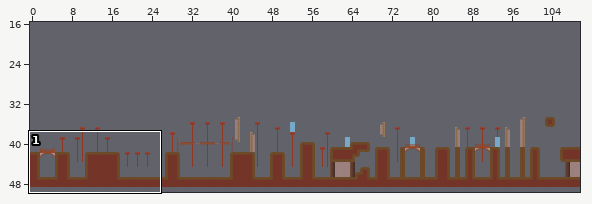
A Tiled map gets an edit: assets/map_tiled.tmx. Above, an overview of the earlier version with the close-up marked.
Close-up. First the earlier version:
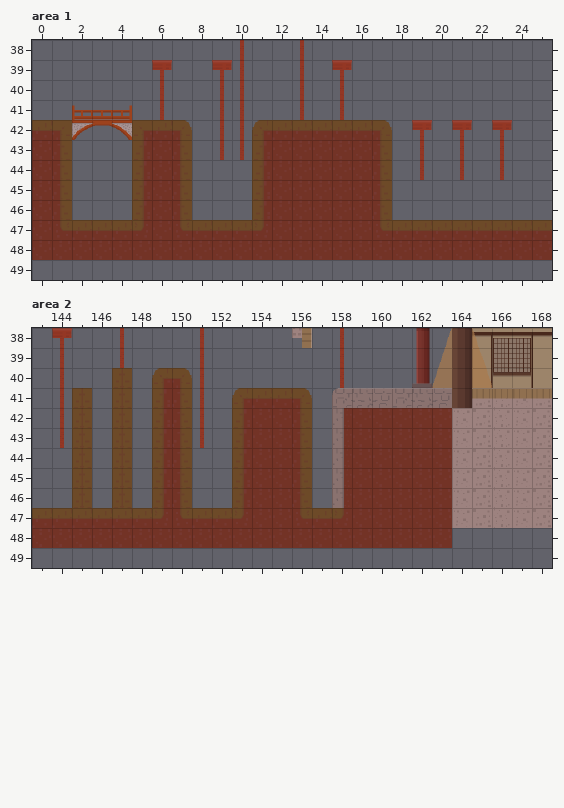
Cells are 32x32 px. Shown: area 1 x 0..25, y 38..49; area 2 x 143..168, y 38..49. The commit also changed other parts of the map, which this record leaves out.
New version:
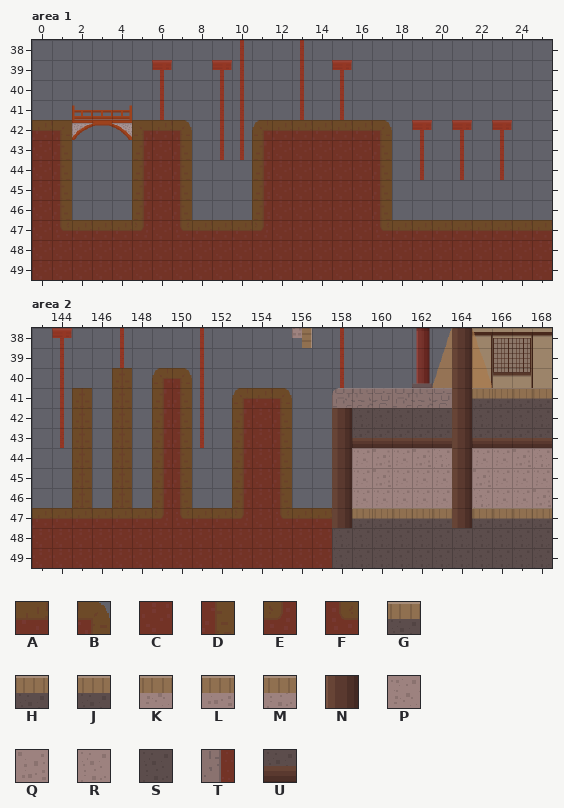
Key: from "tilesettest": A 68, B 69, C 97, D 98, E 128, F 129, G 206, H 207, J 208, K 232, L 233, M 234, N 236, P 261, Q 262, R 263, S 290, T 377, U 426.
_ is an empty cell, # one hidden under a higher layer, . an unchanged one.
Changes in this commit:
--- layer "calquetuile", area 1
@@ x 0..25 @@
-49 __________________________
+49 CCCCCCCCCCCCCCCCCCCCCCCCCC
--- layer "calquedecor2", area 2
@@ x 159..163 @@
-44 _____
-45 _____
-46 _____
+44 PQPQR
+45 PQPPP
+46 PPPPP
--- layer "calquetuile", area 2
@@ x 143..168 @@
-41 ............AB........LMKL
-42 ............CD.TCCCCCPQRPQ
-43 ............CD.TCCCCCPQRPQ
-44 ............CD.TCCCCCP....
-45 ............CD.TCCCCCP....
-46 ............CD.TCCCCCP....
-47 ............CF.ECCCCCPQRPQ
-48 ...............CCCCCC_____
-49 __________________________
+41 ............B_........HJGG
+42 ............D_.NSSSSS#SSSS
+43 ............D_.NUUUUU#UUUU
+44 ............D_._______....
+45 ............D_._______....
+46 ............D_._______....
+47 ............FA.#HJGHG#GGGH
+48 ...............SSSSSSSSSSS
+49 CCCCCCCCCCCCCCCSSSSSSSSSSS
--- layer "calquepoteau", area 2
@@ x 158..164 @@
-42 ......_
-43 ......_
-44 _....._
-45 _....._
-46 _....._
-47 _....._
+42 ......N
+43 ......N
+44 N.....N
+45 N.....N
+46 N.....N
+47 N.....N
